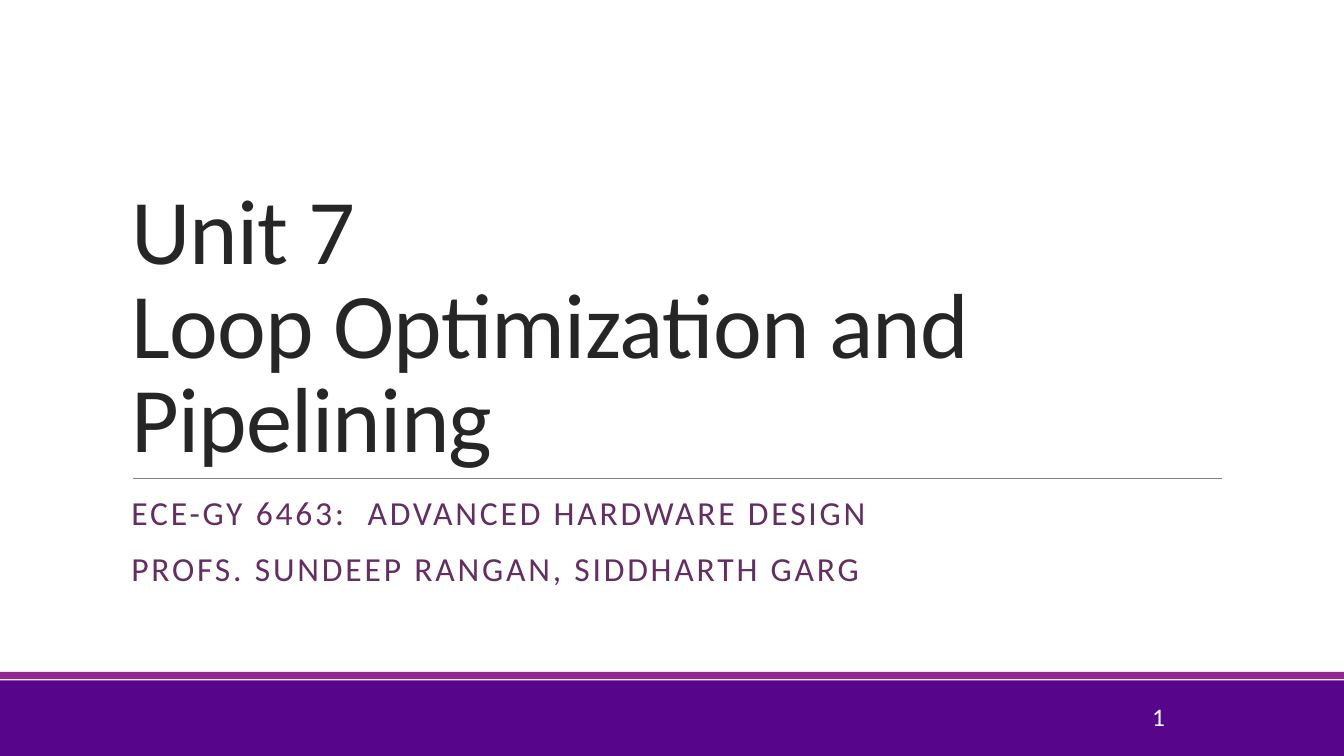
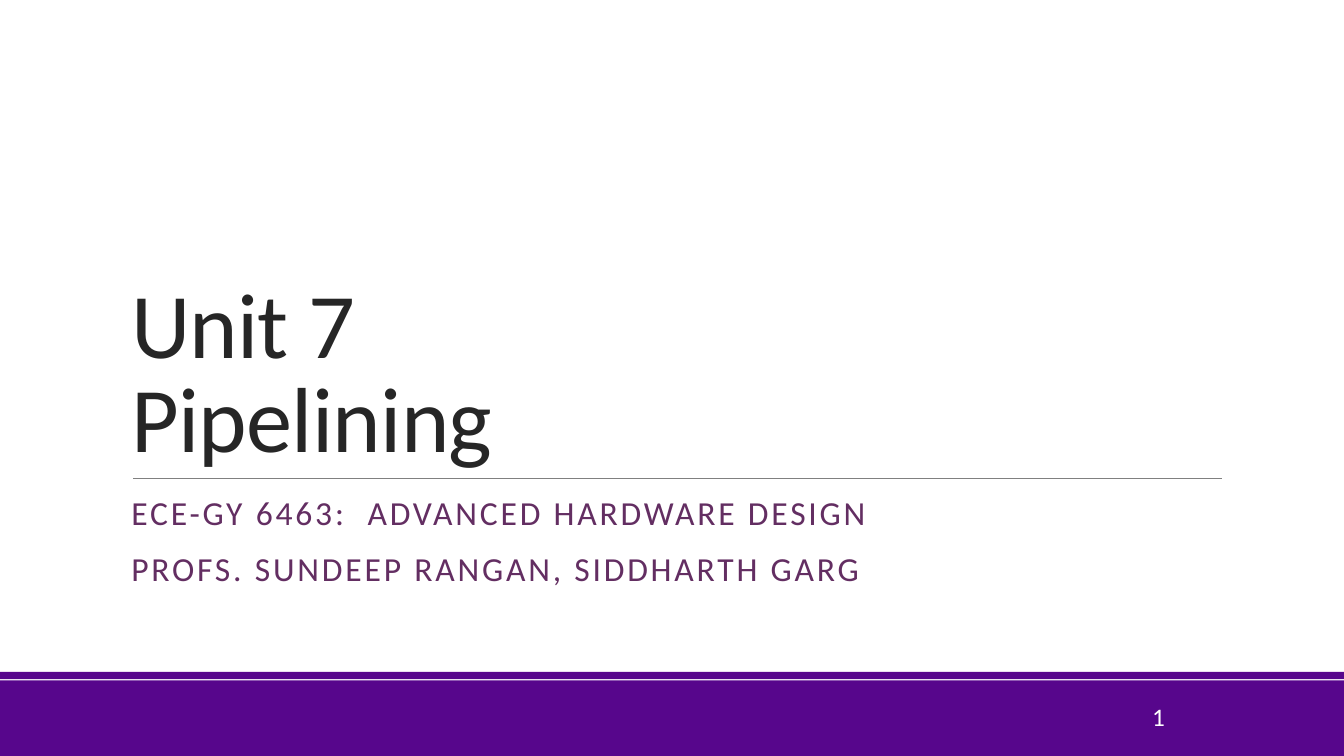
Before and after one commit to sdrangan/hwdesign, a slide deck: slide 1 of units/unit07_loopopt/loopopt.pptx. Drawn at 1344x756 pixels with LibreOffice and Linux fonts; fonts in the diff are those of the drawing; background and template pictures are left out. Boxes give left, top, right and bottom in pixels: in the first picture for what was removed or moved away, otherwise in the second. Text is boxed around its words. In the diff, an @@ line names an element or a change of style, - is before the commit and + after.

```diff
--- a/units/unit07_loopopt/loopopt.pptx
+++ b/units/unit07_loopopt/loopopt.pptx
@@ title at box(131, 294, 492, 468): text changed @@
-Unit 7
-Loop Optimization and Pipelining
+Unit 7
+Pipelining
@@ rectangle at box(0, 671, 1344, 679): fill #92278F to #57068C @@
```
Also in this commit, not shown: 11 other slides changed, 28 slides added, 33 slides removed, 18 other files.
